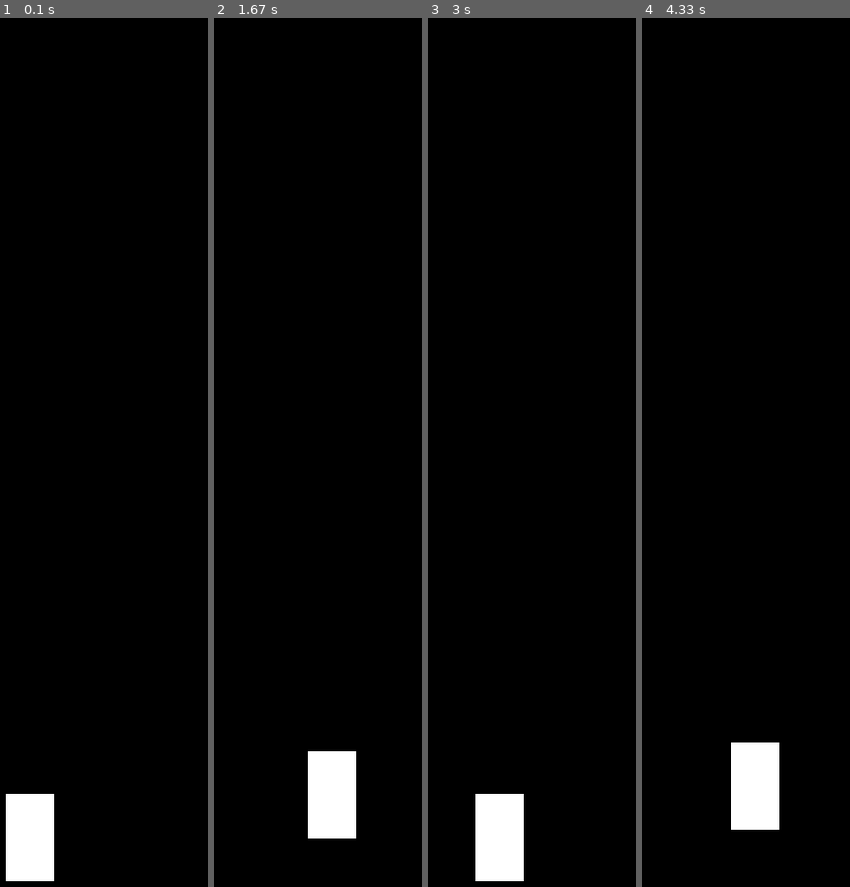
Above: before the commit, frames 1-4 (left to right).
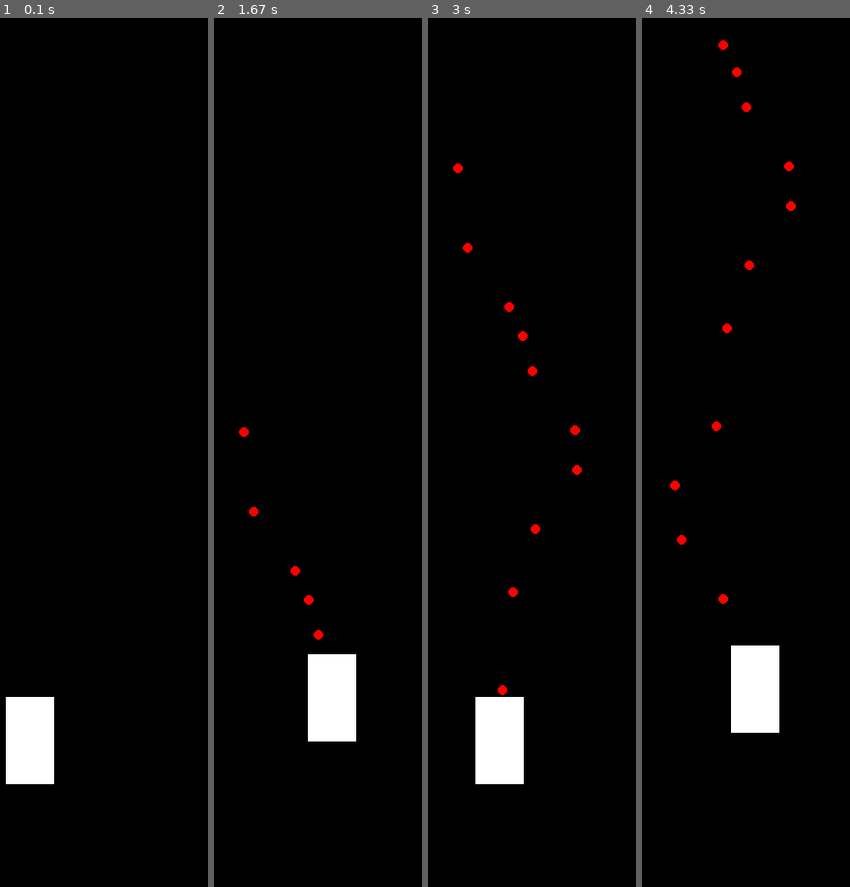
Above: after the commit, the same moments.

Repository: ArxIIdoL/Pygame_Project_Yandex_Luceum
Game: pygame game, started from main.py
The game is run twice, just before and just after one commit, with the same random seed, the same clock (stepped at 60 frames per second) and the same inputs.
Inputs:
- Up to frame 1 (0.1 s): no input
- Up to frame 2 (1.67 s): tap Space at 0.33, 0.73, 1.03, 1.23, 1.57 s; hold D 0.67-1.13 s; hold W 1.17-1.47 s; hold D from 1.5 s (still down)
- Up to frame 3 (3 s): tap Space at 1.87, 2.07, 2.37, 2.63, 2.97 s; release D at 1.97 s; hold A 2-2.53 s; hold S 2.57-2.87 s; hold A from 2.9 s (still down)
- Up to frame 4 (4.33 s): tap Space at 3.27, 3.4, 3.8, 4.1 s; release A at 3.3 s; hold W 3.33-3.7 s; hold D from 3.73 s (still down)

The runs differ from the first frame. In frame 1, 4.7% of the frame differs, in the area x 2-27%, y 78-100%; in frame 2, 4.9%; in frame 3, 5.1%; in frame 4, 5.1%, in the area x 13-74%, y 2-94%.

Commit message:
Реализована механика стрельбы

Diff:
--- a/main.py
+++ b/main.py
@@ -1,4 +1,5 @@
 import pygame
+import random
 
 class Ship:
     def __init__(self, x, y):
@@ -6,6 +7,9 @@
         self.y = y
         self.width = 50
         self.height = 90
+        self.bullets = []
+        self.last_shot_time = 0
+        self.shoot_delay = 175
 
     def move(self, dx, dy):
         self.x += dx
@@ -13,31 +17,57 @@
         self.x = max(0, min(self.x, 600 - self.width))
         self.y = max(0, min(self.y, 900 - self.height))
 
+    def shoot(self, current_time):
+        if current_time - self.last_shot_time > self.shoot_delay:
+            bullet = Bullet(self.x + self.width // 2, self.y)
+            self.bullets.append(bullet)
+            self.last_shot_time = current_time
+
+class Bullet:
+    def __init__(self, x, y):
+        self.x = x
+        self.y = y
+        self.radius = 5
+        self.bullet_speed = 1.7
+
+    def move(self):
+        self.y -= self.bullet_speed
+
 def main():
     pygame.init()
     screen = pygame.display.set_mode((600, 900))
     clock = pygame.time.Clock()
-    ship = Ship(300, 800)
+    ship = Ship(300, 700)
 
     running = True
     while running:
+        current_time = pygame.time.get_ticks()
         for event in pygame.event.get():
             if event.type == pygame.QUIT:
                 running = False
 
         keys = pygame.key.get_pressed()
-        speed = 1.2  # Уменьшенная скорость
+        ship_speed = 1.2
         if keys[pygame.K_a]:
-            ship.move(-speed, 0)
+            ship.move(-ship_speed, 0)
         if keys[pygame.K_d]:
-            ship.move(speed, 0)
+            ship.move(ship_speed, 0)
         if keys[pygame.K_w]:
-            ship.move(0, -speed)
+            ship.move(0, -ship_speed)
         if keys[pygame.K_s]:
-            ship.move(0, speed)
+            ship.move(0, ship_speed)
+        if keys[pygame.K_SPACE]:
+            ship.shoot(current_time)
+
+        for bullet in ship.bullets:
+            bullet.move()
+            if bullet.y < 0:
+                ship.bullets.remove(bullet)
 
         screen.fill((0, 0, 0))
         pygame.draw.rect(screen, (255, 255, 255), (ship.x, ship.y, ship.width, ship.height))
+        for bullet in ship.bullets:
+            pygame.draw.circle(screen, (255, 0, 0), (bullet.x, bullet.y), bullet.radius)
 
         pygame.display.flip()
         clock.tick(240)
